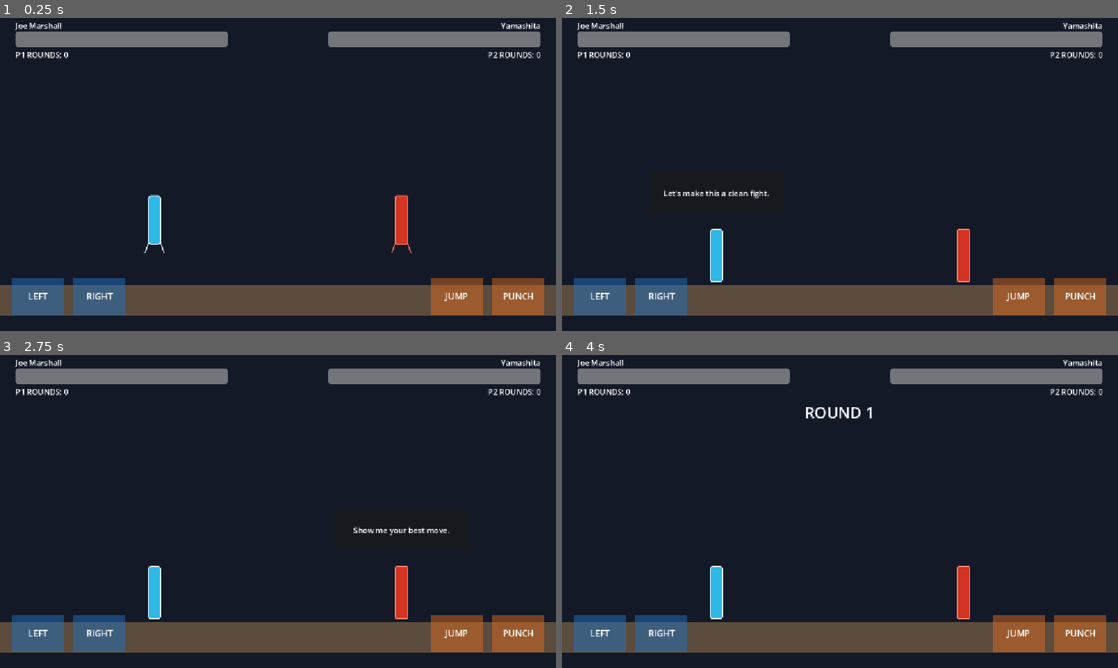
Above: before the commit, frames 1-4 (two rows, left to right).
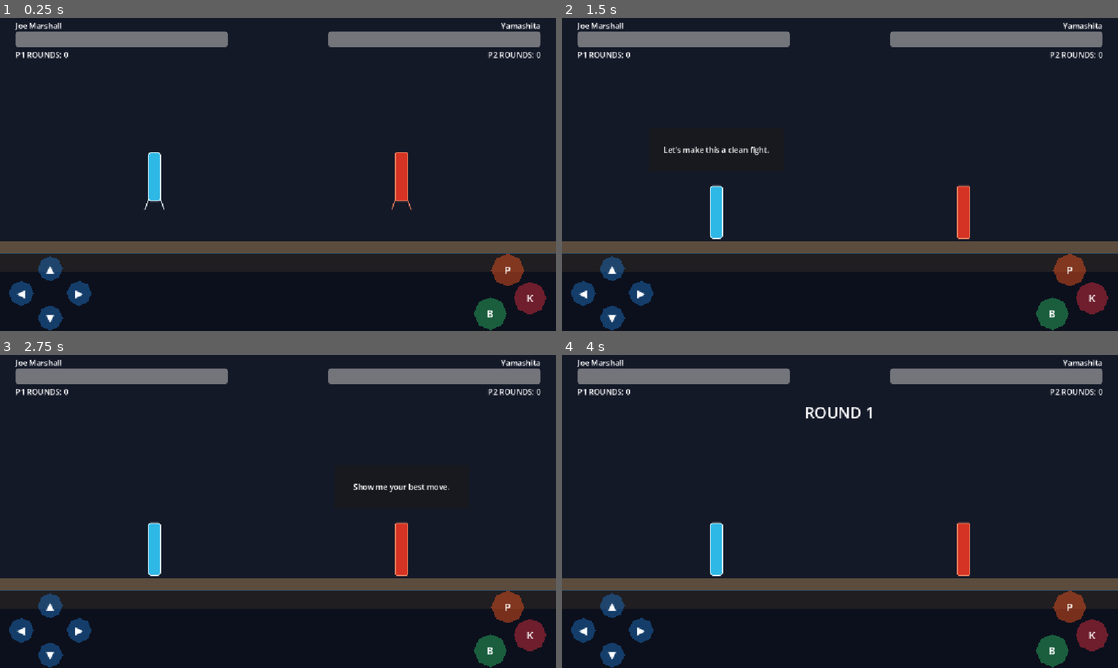
Above: after the commit, the same moments.

Repository: NZach44/Samurai-cop
Game: Godot game, scene res://scenes/arenas/test_arena.tscn
Same seed, same stepped clock (60 frames per second), same inputs: the game is played once before the commit and once after it. This scene is started directly instead of the project's main scene.
Inputs:
- Up to frame 1 (0.25 s): no input
- Up to frame 2 (1.5 s): tap Enter (ui_accept) at 0.5, 1.25 s; hold D (p1_right) from 0.53 s (still down); tap H (p1_block) at 0.6 s; tap W (p1_jump) at 0.77, 1.07 s; tap S (p1_crouch) at 0.8, 1.35 s
- Up to frame 3 (2.75 s): tap W (p1_jump) at 1.52, 1.82, 2.3 s; tap G (p1_kick) at 1.55, 2.1 s; tap Enter (ui_accept) at 2 s; release D (p1_right) at 2.03 s; hold A (p1_left) from 2.03 s (still down)
- Up to frame 4 (4 s): tap Enter (ui_accept) at 2.75, 3.5 s; release A (p1_left) at 2.78 s; hold D (p1_right) from 2.78 s (still down); tap W (p1_jump) at 2.85, 3.02, 3.32, 3.77 s; tap H (p1_block) at 3.05, 3.6 s; tap S (p1_crouch) at 3.8 s

The runs differ from the first frame. In frame 1, 17% of the frame differs, in the area x 0-100%, y 42-100%; in frame 2, 17%, in the area x 0-100%, y 41-100%; in frame 3, 17%; in frame 4, 17%.

Commit message:
Restruct the display

Diff:
--- a/scenes/ui/mobile_controls.tscn
+++ b/scenes/ui/mobile_controls.tscn
@@ -1,9 +1,12 @@
-[gd_scene load_steps=3 format=3]
+[gd_scene load_steps=4 format=3]
 
 [ext_resource type="Script" path="res://scripts/ui/mobile_controls.gd" id="1_mobile_controls"]
 
-[sub_resource type="RectangleShape2D" id="RectangleShape2D_button"]
-size = Vector2(108, 76)
+[sub_resource type="CircleShape2D" id="CircleShape2D_direction"]
+radius = 26.0
+
+[sub_resource type="CircleShape2D" id="CircleShape2D_action"]
+radius = 34.0
 
 [node name="MobileControls" type="CanvasLayer"]
 layer = 20
@@ -18,113 +21,194 @@
 grow_vertical = 2
 mouse_filter = 2
 
-[node name="LeftControls" type="Control" parent="Layout"]
+[node name="ControlZone" type="ColorRect" parent="Layout"]
+layout_mode = 1
+anchors_preset = 12
+anchor_top = 0.75
+anchor_right = 1.0
+anchor_bottom = 1.0
+grow_horizontal = 2
+grow_vertical = 0
+mouse_filter = 2
+color = Color(0.035, 0.05, 0.09, 0.72)
+
+[node name="TopBorder" type="ColorRect" parent="Layout/ControlZone"]
+layout_mode = 1
+anchors_preset = 10
+anchor_right = 1.0
+offset_bottom = 2.0
+grow_horizontal = 2
+mouse_filter = 2
+color = Color(0.2, 0.48, 0.72, 0.5)
+
+[node name="LeftControls" type="Control" parent="Layout/ControlZone"]
 layout_mode = 1
 anchors_preset = 2
 anchor_top = 1.0
 anchor_bottom = 1.0
-offset_left = 24.0
-offset_top = -120.0
-offset_right = 260.0
-offset_bottom = -24.0
+offset_left = 16.0
+offset_top = -156.0
+offset_right = 192.0
 grow_vertical = 0
 mouse_filter = 2
 
-[node name="MoveLeft" type="TouchScreenButton" parent="Layout/LeftControls"]
-position = Vector2(54, 48)
+[node name="Up" type="TouchScreenButton" parent="Layout/ControlZone/LeftControls"]
+position = Vector2(88, 27)
+visibility_mode = 0
+action = &"p1_jump"
+shape = SubResource("CircleShape2D_direction")
+
+[node name="Visual" type="Polygon2D" parent="Layout/ControlZone/LeftControls/Up"]
+polygon = PackedVector2Array(0, -26, 18, -18, 26, 0, 18, 18, 0, 26, -18, 18, -26, 0, -18, -18)
+color = Color(0.12, 0.45, 0.78, 0.46)
+
+[node name="Label" type="Label" parent="Layout/ControlZone/LeftControls/Up"]
+offset_left = -26.0
+offset_top = -26.0
+offset_right = 26.0
+offset_bottom = 26.0
+mouse_filter = 2
+theme_override_font_sizes/font_size = 22
+text = "▲"
+horizontal_alignment = 1
+vertical_alignment = 1
+
+[node name="Left" type="TouchScreenButton" parent="Layout/ControlZone/LeftControls"]
+position = Vector2(28, 78)
 visibility_mode = 0
 action = &"p1_left"
-shape = SubResource("RectangleShape2D_button")
-
-[node name="Visual" type="Polygon2D" parent="Layout/LeftControls/MoveLeft"]
-polygon = PackedVector2Array(-54, -38, 54, -38, 54, 38, -54, 38)
-color = Color(0.12, 0.45, 0.78, 0.48)
-
-[node name="Label" type="Label" parent="Layout/LeftControls/MoveLeft"]
-offset_left = -54.0
-offset_top = -38.0
-offset_right = 54.0
-offset_bottom = 38.0
-mouse_filter = 2
-theme_override_font_sizes/font_size = 18
-text = "LEFT"
-horizontal_alignment = 1
-vertical_alignment = 1
-
-[node name="MoveRight" type="TouchScreenButton" parent="Layout/LeftControls"]
-position = Vector2(182, 48)
+shape = SubResource("CircleShape2D_direction")
+
+[node name="Visual" type="Polygon2D" parent="Layout/ControlZone/LeftControls/Left"]
+polygon = PackedVector2Array(0, -26, 18, -18, 26, 0, 18, 18, 0, 26, -18, 18, -26, 0, -18, -18)
+color = Color(0.12, 0.45, 0.78, 0.46)
+
+[node name="Label" type="Label" parent="Layout/ControlZone/LeftControls/Left"]
+offset_left = -26.0
+offset_top = -26.0
+offset_right = 26.0
+offset_bottom = 26.0
+mouse_filter = 2
+theme_override_font_sizes/font_size = 22
+text = "◀"
+horizontal_alignment = 1
+vertical_alignment = 1
+
+[node name="Right" type="TouchScreenButton" parent="Layout/ControlZone/LeftControls"]
+position = Vector2(148, 78)
 visibility_mode = 0
 action = &"p1_right"
-shape = SubResource("RectangleShape2D_button")
-
-[node name="Visual" type="Polygon2D" parent="Layout/LeftControls/MoveRight"]
-polygon = PackedVector2Array(-54, -38, 54, -38, 54, 38, -54, 38)
-color = Color(0.12, 0.45, 0.78, 0.48)
-
-[node name="Label" type="Label" parent="Layout/LeftControls/MoveRight"]
-offset_left = -54.0
-offset_top = -38.0
-offset_right = 54.0
-offset_bottom = 38.0
-mouse_filter = 2
-theme_override_font_sizes/font_size = 18
-text = "RIGHT"
-horizontal_alignment = 1
-vertical_alignment = 1
-
-[node name="RightControls" type="Control" parent="Layout"]
+shape = SubResource("CircleShape2D_direction")
+
+[node name="Visual" type="Polygon2D" parent="Layout/ControlZone/LeftControls/Right"]
+polygon = PackedVector2Array(0, -26, 18, -18, 26, 0, 18, 18, 0, 26, -18, 18, -26, 0, -18, -18)
+color = Color(0.12, 0.45, 0.78, 0.46)
+
+[node name="Label" type="Label" parent="Layout/ControlZone/LeftControls/Right"]
+offset_left = -26.0
+offset_top = -26.0
+offset_right = 26.0
+offset_bottom = 26.0
+mouse_filter = 2
+theme_override_font_sizes/font_size = 22
+text = "▶"
+horizontal_alignment = 1
+vertical_alignment = 1
+
+[node name="Down" type="TouchScreenButton" parent="Layout/ControlZone/LeftControls"]
+position = Vector2(88, 129)
+visibility_mode = 0
+action = &"p1_crouch"
+shape = SubResource("CircleShape2D_direction")
+
+[node name="Visual" type="Polygon2D" parent="Layout/ControlZone/LeftControls/Down"]
+polygon = PackedVector2Array(0, -26, 18, -18, 26, 0, 18, 18, 0, 26, -18, 18, -26, 0, -18, -18)
+color = Color(0.12, 0.45, 0.78, 0.46)
+
+[node name="Label" type="Label" parent="Layout/ControlZone/LeftControls/Down"]
+offset_left = -26.0
+offset_top = -26.0
+offset_right = 26.0
+offset_bottom = 26.0
+mouse_filter = 2
+theme_override_font_sizes/font_size = 22
+text = "▼"
+horizontal_alignment = 1
+vertical_alignment = 1
+
+[node name="RightControls" type="Control" parent="Layout/ControlZone"]
 layout_mode = 1
 anchors_preset = 3
 anchor_left = 1.0
 anchor_top = 1.0
 anchor_right = 1.0
 anchor_bottom = 1.0
-offset_left = -260.0
-offset_top = -120.0
-offset_right = -24.0
-offset_bottom = -24.0
+offset_left = -212.0
+offset_top = -156.0
+offset_right = -16.0
 grow_horizontal = 0
 grow_vertical = 0
 mouse_filter = 2
 
-[node name="Jump" type="TouchScreenButton" parent="Layout/RightControls"]
-position = Vector2(54, 48)
-visibility_mode = 0
-action = &"p1_jump"
-shape = SubResource("RectangleShape2D_button")
-
-[node name="Visual" type="Polygon2D" parent="Layout/RightControls/Jump"]
-polygon = PackedVector2Array(-54, -38, 54, -38, 54, 38, -54, 38)
-color = Color(0.88, 0.42, 0.12, 0.48)
-
-[node name="Label" type="Label" parent="Layout/RightControls/Jump"]
-offset_left = -54.0
-offset_top = -38.0
-offset_right = 54.0
-offset_bottom = 38.0
-mouse_filter = 2
-theme_override_font_sizes/font_size = 18
-text = "JUMP"
-horizontal_alignment = 1
-vertical_alignment = 1
-
-[node name="Punch" type="TouchScreenButton" parent="Layout/RightControls"]
-position = Vector2(182, 48)
+[node name="Punch" type="TouchScreenButton" parent="Layout/ControlZone/RightControls"]
+position = Vector2(112, 30)
 visibility_mode = 0
 action = &"p1_punch"
-shape = SubResource("RectangleShape2D_button")
-
-[node name="Visual" type="Polygon2D" parent="Layout/RightControls/Punch"]
-polygon = PackedVector2Array(-54, -38, 54, -38, 54, 38, -54, 38)
-color = Color(0.88, 0.42, 0.12, 0.48)
-
-[node name="Label" type="Label" parent="Layout/RightControls/Punch"]
-offset_left = -54.0
-offset_top = -38.0
-offset_right = 54.0
-offset_bottom = 38.0
-mouse_filter = 2
-theme_override_font_sizes/font_size = 18
-text = "PUNCH"
-horizontal_alignment = 1
-vertical_alignment = 1
+shape = SubResource("CircleShape2D_action")
+
+[node name="Visual" type="Polygon2D" parent="Layout/ControlZone/RightControls/Punch"]
+polygon = PackedVector2Array(0, -34, 24, -24, 34, 0, 24, 24, 0, 34, -24, 24, -34, 0, -24, -24)
+color = Color(0.9, 0.32, 0.12, 0.5)
+
+[node name="Label" type="Label" parent="Layout/ControlZone/RightControls/Punch"]
+offset_left = -34.0
+offset_top = -34.0
+offset_right = 34.0
+offset_bottom = 34.0
+mouse_filter = 2
+theme_override_font_sizes/font_size = 22
+text = "P"
+horizontal_alignment = 1
+vertical_alignment = 1
+
+[node name="Kick" type="TouchScreenButton" parent="Layout/ControlZone/RightControls"]
+position = Vector2(158, 88)
+visibility_mode = 0
+action = &"p1_kick"
+shape = SubResource("CircleShape2D_action")
+
+[node name="Visual" type="Polygon2D" parent="Layout/ControlZone/RightControls/Kick"]
+polygon = PackedVector2Array(0, -34, 24, -24, 34, 0, 24, 24, 0, 34, -24, 24, -34, 0, -24, -24)
+color = Color(0.82, 0.18, 0.25, 0.5)
+
+[node name="Label" type="Label" parent="Layout/ControlZone/RightControls/Kick"]
+offset_left = -34.0
+offset_top = -34.0
+offset_right = 34.0
+offset_bottom = 34.0
+mouse_filter = 2
+theme_override_font_sizes/font_size = 22
+text = "K"
+horizontal_alignment = 1
+vertical_alignment = 1
+
+[node name="Block" type="TouchScreenButton" parent="Layout/ControlZone/RightControls"]
+position = Vector2(76, 120)
+visibility_mode = 0
+action = &"p1_block"
+shape = SubResource("CircleShape2D_action")
+
+[node name="Visual" type="Polygon2D" parent="Layout/ControlZone/RightControls/Block"]
+polygon = PackedVector2Array(0, -34, 24, -24, 34, 0, 24, 24, 0, 34, -24, 24, -34, 0, -24, -24)
+color = Color(0.16, 0.68, 0.38, 0.5)
+
+[node name="Label" type="Label" parent="Layout/ControlZone/RightControls/Block"]
+offset_left = -34.0
+offset_top = -34.0
+offset_right = 34.0
+offset_bottom = 34.0
+mouse_filter = 2
+theme_override_font_sizes/font_size = 22
+text = "B"
+horizontal_alignment = 1
+vertical_alignment = 1
--- a/scripts/systems/round_controller.gd
+++ b/scripts/systems/round_controller.gd
@@ -18,9 +18,13 @@
 @export var special_move_message_duration: float = 0.8
 @export var intro_duration: float = 1.7
 @export var intro_start_delay: float = 0.5
+@export var mobile_floor_clearance: float = 24.0
 
 @onready var fighter_1: Fighter = $Fighter1
 @onready var fighter_2: Fighter = $Fighter2
+@onready var floor_body: StaticBody2D = $Floor
+@onready var floor_collision: CollisionShape2D = $Floor/CollisionShape2D
+@onready var mobile_controls: CanvasLayer = $MobileControls
 @onready var fighter_1_health_bar: ProgressBar = $HUD/Controls/Fighter1HealthBar
 @onready var fighter_2_health_bar: ProgressBar = $HUD/Controls/Fighter2HealthBar
 @onready var fighter_1_name_label: Label = $HUD/Controls/Fighter1Label
@@ -41,6 +45,9 @@
 var round_number: int = 1
 var match_state: MatchState = MatchState.ROUND_START
 var special_message_sequence_id: int = 0
+var desktop_floor_position: Vector2
+var desktop_fighter_1_position: Vector2
+var desktop_fighter_2_position: Vector2
 
 
 func _enter_tree() -> void:
@@ -57,6 +64,10 @@
 
 
 func _ready() -> void:
+	desktop_floor_position = floor_body.position
+	desktop_fighter_1_position = fighter_1.position
+	desktop_fighter_2_position = fighter_2.position
+	_apply_mobile_safe_area()
 	fighter_1_spawn_position = fighter_1.position
 	fighter_2_spawn_position = fighter_2.position
 
@@ -74,6 +85,28 @@
 	_update_campaign_ui()
 	_update_round_win_ui()
 	_start_round()
+
+
+func _apply_mobile_safe_area() -> void:
+	floor_body.position = desktop_floor_position
+	fighter_1.position = desktop_fighter_1_position
+	fighter_2.position = desktop_fighter_2_position
+	if (
+		not mobile_controls.has_method("is_touch_layout_active")
+		or not mobile_controls.is_touch_layout_active()
+	):
+		return
+
+	var floor_shape: RectangleShape2D = floor_collision.shape as RectangleShape2D
+	if floor_shape == null:
+		return
+	var viewport_height: float = get_viewport_rect().size.y
+	var reserved_height: float = mobile_controls.get_reserved_control_height(viewport_height)
+	var floor_surface_y: float = viewport_height - reserved_height - mobile_floor_clearance
+	floor_body.position.y = floor_surface_y + floor_shape.size.y * 0.5
+	var mobile_vertical_offset: float = floor_body.position.y - desktop_floor_position.y
+	fighter_1.position.y += mobile_vertical_offset
+	fighter_2.position.y += mobile_vertical_offset
 
 
 func _on_health_changed(current_health: int, max_health: int, health_bar: ProgressBar) -> void:
--- a/scripts/ui/mobile_controls.gd
+++ b/scripts/ui/mobile_controls.gd
@@ -1,9 +1,21 @@
 extends CanvasLayer
 
 @export var force_visible_for_testing: bool = false
+@export_range(0.18, 0.25, 0.01) var control_zone_ratio: float = 0.25
+
+@onready var control_zone: ColorRect = $Layout/ControlZone
 
 
 func _ready() -> void:
 	var is_mobile_web: bool = OS.has_feature("web_android") or OS.has_feature("web_ios")
 	var is_editor_test: bool = force_visible_for_testing and OS.has_feature("editor")
 	visible = is_editor_test or is_mobile_web or DisplayServer.is_touchscreen_available()
+	control_zone.anchor_top = 1.0 - control_zone_ratio
+
+
+func is_touch_layout_active() -> bool:
+	return visible
+
+
+func get_reserved_control_height(viewport_height: float) -> float:
+	return viewport_height * control_zone_ratio if is_touch_layout_active() else 0.0
